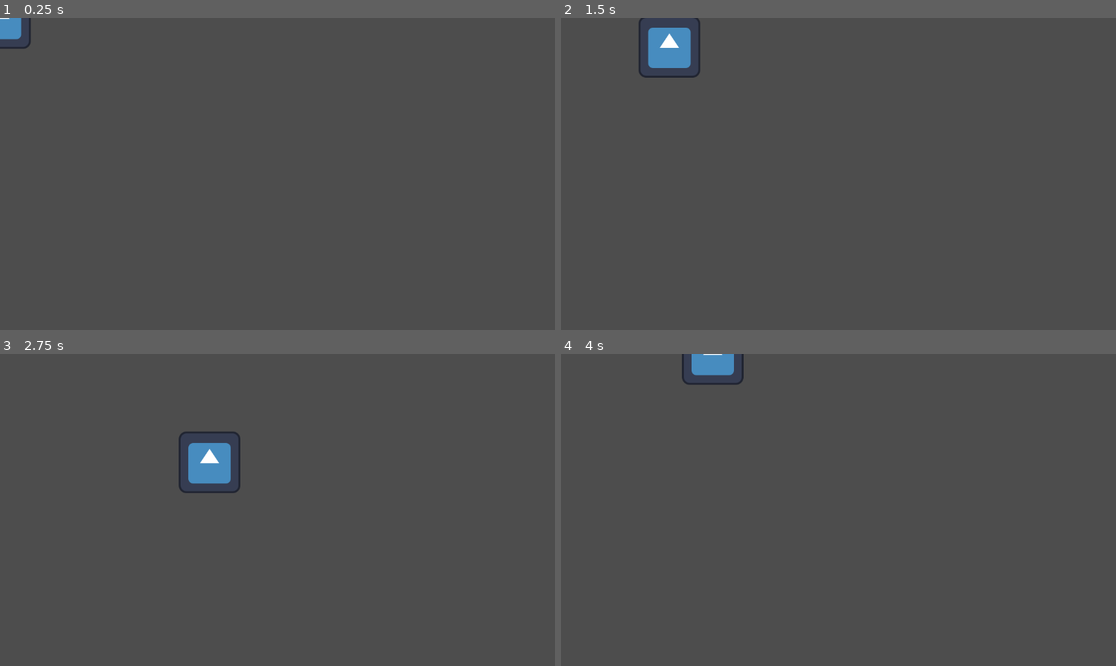
Above: before the commit, frames 1-4 (two rows, left to right).
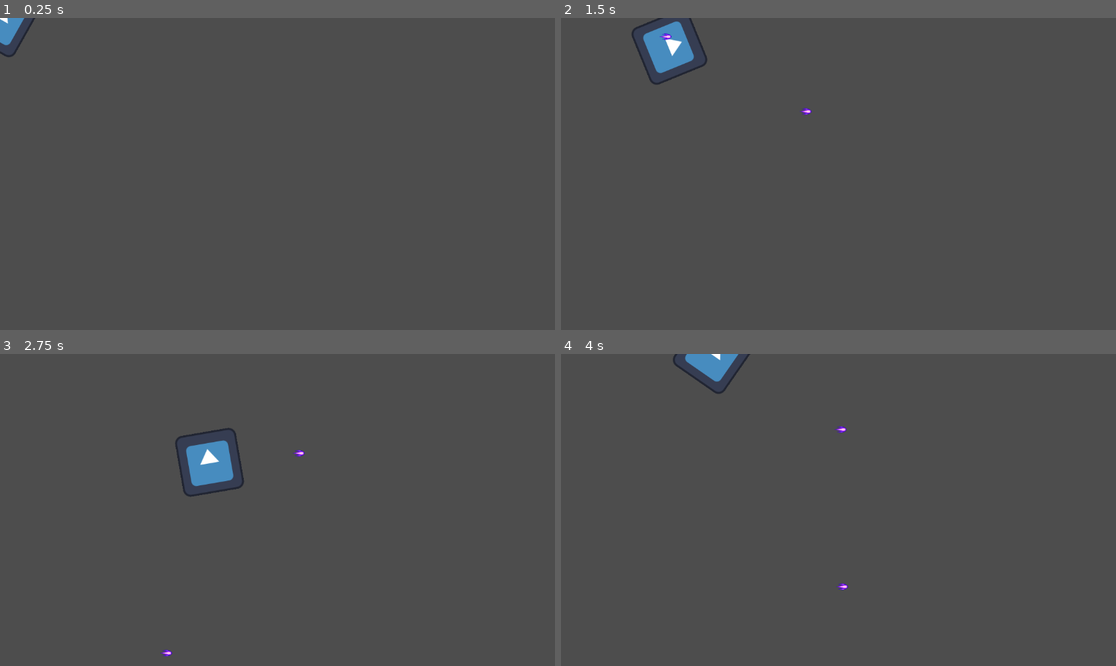
Above: after the commit, the same moments.

Repository: ayaanyousaf/plagued-abyss
Game: Godot game, scene res://scenes/Main.tscn
The game is run twice, just before and just after one commit, with the same random seed, the same clock (stepped at 60 frames per second) and the same inputs. The engine's default icon, where the game draws it, is replaced by a stand-in: a white triangle on a blue panel in a dark square.
Inputs (mouse positions are in pixels of both pictures, inside the frame that each line leads up to):
- Up to frame 1 (0.25 s): no input
- Up to frame 2 (1.5 s): tap Enter at 0.5 s; move the mouse to (960, 158) at 0.52 s; hold D (move_right) 0.53-1.28 s; click (960, 158) at 0.6 s; move the mouse to (727, 189) at 1.27 s; hold S (move_down) from 1.28 s (still down); click (727, 189) at 1.35 s
- Up to frame 3 (2.75 s): move the mouse to (333, 441) at 2.02 s; release S (move_down) at 2.03 s; hold D (move_right) from 2.03 s (still down); click (333, 441) at 2.1 s
- Up to frame 4 (4 s): move the mouse to (810, 572) at 2.77 s; release D (move_right) at 2.78 s; hold W (move_up) 2.78-3.53 s; click (810, 572) at 2.85 s; move the mouse to (1005, 556) at 3.52 s; hold A (move_left) from 3.53 s (still down); click (1005, 556) at 3.6 s

The runs differ from the first frame. In frame 1, 0.2% of the frame differs, in the area x 0-7%, y 0-13%; in frame 2, 0.8%, in the area x 12-46%, y 0-31%; in frame 3, 0.6%; in frame 4, 0.5%.

Commit message:
add shooting mechanic

Diff:
--- /dev/null
+++ b/scenes/Bullet.tscn
@@ -0,0 +1,21 @@
+[gd_scene load_steps=4 format=3 uid="uid://d2c0nah5etor3"]
+
+[ext_resource type="Texture2D" uid="uid://cd45gwevjgf5p" path="res://assets/bullets.png" id="1_hf8mt"]
+[ext_resource type="Script" uid="uid://363ho2lneaoc" path="res://scripts/bullet.gd" id="1_p1sfj"]
+
+[sub_resource type="CapsuleShape2D" id="CapsuleShape2D_hf8mt"]
+radius = 6.0
+height = 22.0
+
+[node name="Bullet" type="CharacterBody2D"]
+collision_layer = 2
+script = ExtResource("1_p1sfj")
+
+[node name="CollisionShape2D" type="CollisionShape2D" parent="."]
+rotation = 1.5707964
+shape = SubResource("CapsuleShape2D_hf8mt")
+
+[node name="Sprite2D" type="Sprite2D" parent="."]
+texture = ExtResource("1_hf8mt")
+region_enabled = true
+region_rect = Rect2(483, 200, 26, 17)
--- a/scenes/Main.tscn
+++ b/scenes/Main.tscn
@@ -1,7 +1,9 @@
-[gd_scene load_steps=2 format=3 uid="uid://bu6m5umpoko53"]
+[gd_scene load_steps=3 format=3 uid="uid://bu6m5umpoko53"]
 
 [ext_resource type="PackedScene" uid="uid://crc1ipkq74klg" path="res://scenes/Player.tscn" id="1_elqb8"]
+[ext_resource type="PackedScene" uid="uid://d2c0nah5etor3" path="res://scenes/Bullet.tscn" id="2_rvslj"]
 
 [node name="Main" type="Node2D"]
 
 [node name="Player" parent="." instance=ExtResource("1_elqb8")]
+bullet_scene = ExtResource("2_rvslj")
--- /dev/null
+++ b/scripts/bullet.gd
@@ -0,0 +1,8 @@
+extends CharacterBody2D
+
+const SPEED = 600.0
+var direction = Vector2.ZERO
+
+func _physics_process(delta: float) -> void:
+	velocity = direction * SPEED
+	move_and_slide()
--- a/scripts/player.gd
+++ b/scripts/player.gd
@@ -1,9 +1,9 @@
 extends CharacterBody2D
+@export var bullet_scene: PackedScene
 
 const SPEED = 300.0
 
 func _physics_process(delta: float) -> void:
-
 	# Get the input direction and handle the movement/deceleration.
 	var direction = Vector2.ZERO
 
@@ -14,3 +14,19 @@
 	velocity = direction * SPEED
 
 	move_and_slide()
+
+	# Face player towards mouse position at all times
+	look_at(get_global_mouse_position())
+
+	# Shoot logic
+	if (Input.is_action_just_pressed("shoot")):
+		shoot()
+
+
+func shoot():
+	var mouse_position = get_global_mouse_position()
+	var bullet = bullet_scene.instantiate()
+	bullet.global_position = global_position
+
+	bullet.direction = (mouse_position - global_position).normalized()
+	get_tree().current_scene.add_child(bullet)
Binary file added: assets/bullets.png
Not shown, added: assets/bullets.png.import
Not shown, added: scripts/bullet.gd.uid
